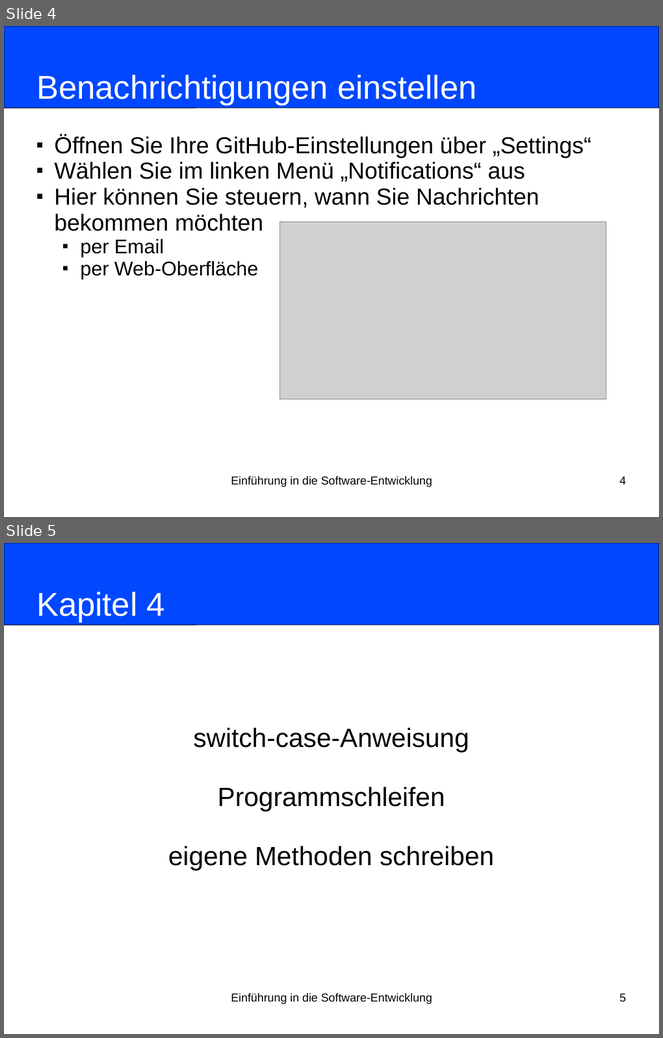
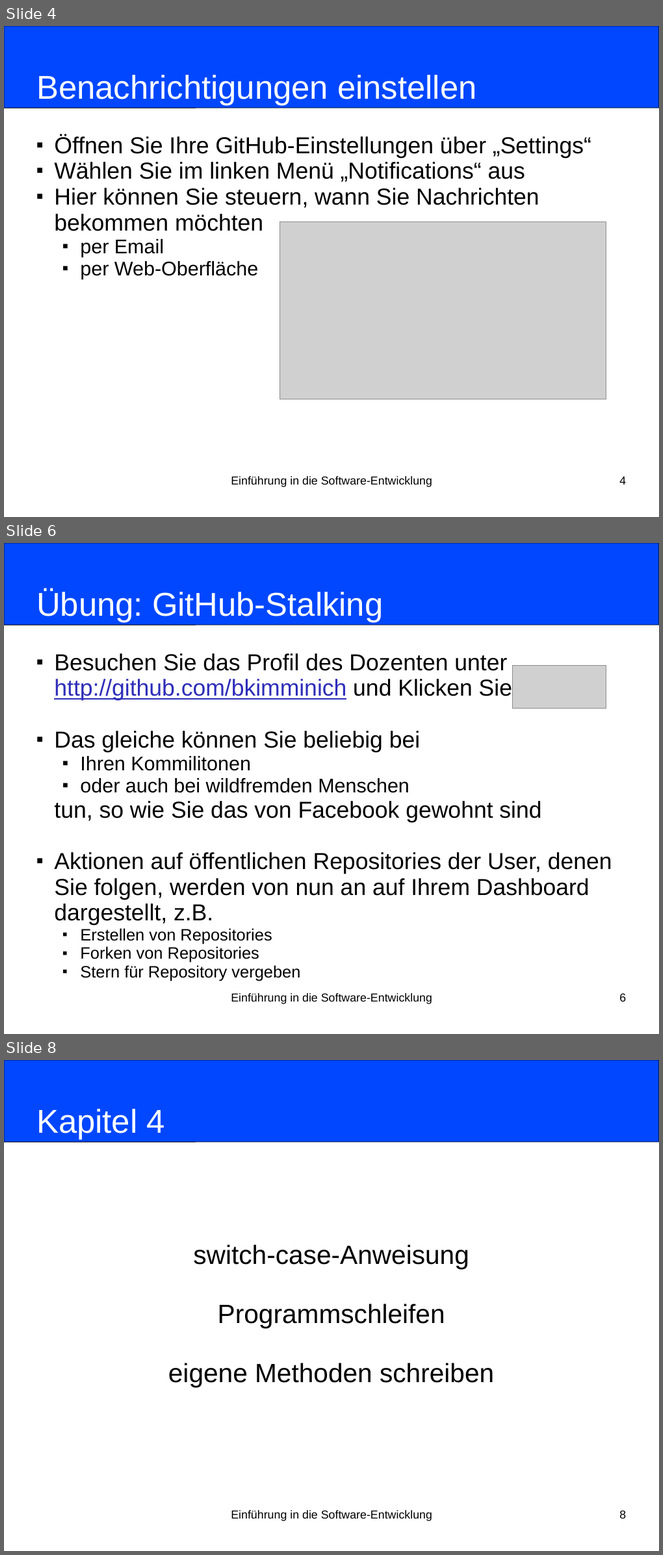
Before and after one commit to nordakademie-einfuehrung-java/vorlesungsskript, a slide deck: folien/Semester_03_Termin_04_Kapitel04.pptx. Shown one above the other, each under a label of ours: slides 4 and 5 before the commit, slides 4, 6 and 8 after it; the slides between them are not shown. The pictures are 663x1038 and 663x1555 pixels, drawn with LibreOffice and Linux fonts; fonts in the diff are those of the drawing; grey boxes stand for pictures. Boxes give left, top, right and bottom in pixels: in the first picture for what was removed or moved away, otherwise in the second. Text is boxed around its words. In the diff, an @@ line names an element or a change of style, - is before the commit and + after.

Commit message:
github uebungen hinzugefuegt

```diff
--- a/folien/Semester_03_Termin_04_Kapitel04.pptx
+++ b/folien/Semester_03_Termin_04_Kapitel04.pptx
@@ slide 6 added at (4,543,659,1034), background #FFFFFF @@
@@ rounded rectangle added at (4,543,659,625), fill #0047FF, outline #000000 0.75 pt @@
@@ title added at (36,589,383,622), 40 pt, text #FFFFFF @@
+Übung: GitHub-Stalking
@@ subtitle added at (54,653,612,981), 28 pt, text #000000 @@
+■ Besuchen Sie das Profil des Dozenten unter http://github.com/bkimminich und Klicken Sie „Follow“
+■ Das gleiche können Sie beliebig bei
+  ■ Ihren Kommilitonen
+  ■ oder auch bei wildfremden Menschen
+tun, so wie Sie das von Facebook gewohnt sind
+■ Aktionen auf öffentlichen Repositories der User, denen Sie folgen, werden von nun an auf Ihrem Dashboard dargestellt, z.B.
+  ■ Erstellen von Repositories
+  ■ Forken von Repositories
+  ■ Stern für Repository vergeben
@@ picture added at (513,665,607,709) @@
@@ text added at (231,993,432,1005), 14 pt, text #000000 @@
+Einführung in die Software-Entwicklung
@@ page number added at (620,993,626,1002), 14 pt, text #000000 @@
+6
@@ what was slide 5 is now slide 8 @@
@@ page number at (620,1510,626,1519): text changed @@
-5
+8
```
Also in this commit, not shown: 3 slides changed, 2 other slides added.
